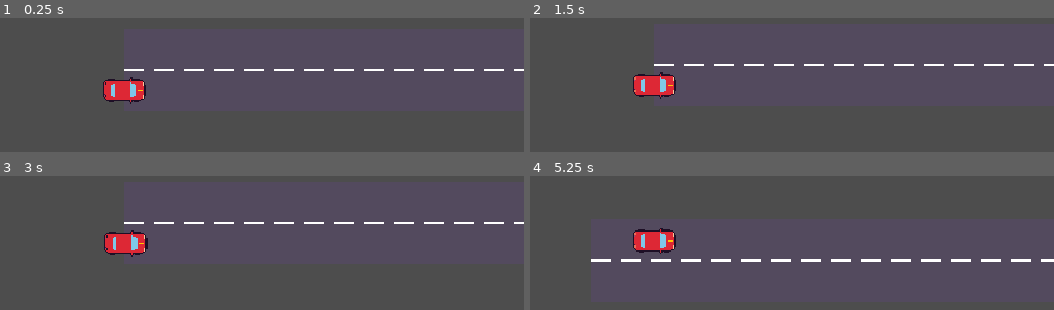
Above: before the commit, frames 1-4 (two rows, left to right).
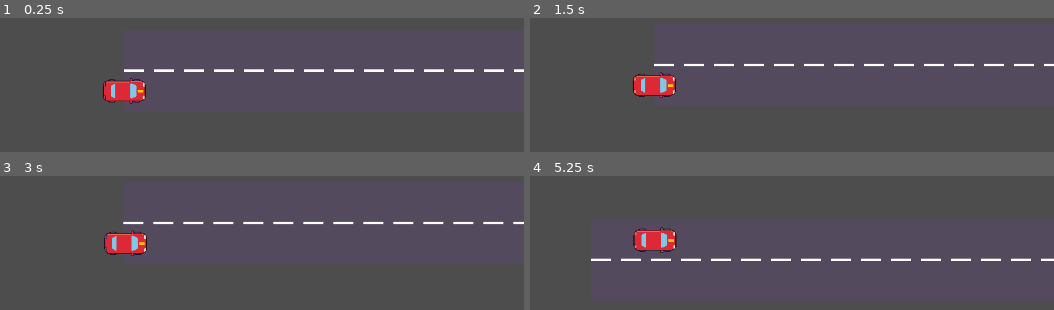
Above: after the commit, the same moments.

Repository: upsaac-obs/reto_tec_juego
Game: Godot game, scene res://scenes/level/player_car_test.tscn
Same seed, same stepped clock (60 frames per second), same inputs: the game is played once before the commit and once after it. This scene is started directly instead of the project's main scene.
Inputs:
- Up to frame 1 (0.25 s): no input
- Up to frame 2 (1.5 s): hold Right (car_right) 0.53-1.28 s; tap B (car_seatbelt) at 0.6, 1.35 s; tap Enter at 1.25 s; hold Down (car_brake) from 1.28 s (still down)
- Up to frame 3 (3 s): tap Space at 2 s; release Down (car_brake) at 2.03 s; hold Right (car_right) 2.03-2.78 s; tap B (car_seatbelt) at 2.1, 2.85 s; tap Enter at 2.75 s; hold Up (car_accelerate) from 2.78 s (still down)
- Up to frame 4 (5.25 s): release Up (car_accelerate) at 3.53 s; hold Left (car_left) 3.53-5.03 s; tap B (car_seatbelt) at 3.6, 4.35, 5.1 s; hold Down (car_brake) from 5.03 s (still down)

The runs differ from the first frame. In frame 1, 1.1% of the frame differs, in the area x 19-100%, y 38-65%; in frame 2, 0.2%; in frame 3, 0.4%; in frame 4, 1.3%, in the area x 11-100%, y 38-65%.

Commit message:
Doble resolución: viewport 1280x720 y tiles de 64 px
Los sprites de Pixel Engine salen de ~100 px y al reducirlos a la mitad
se perdía el detalle (caras y ojos cambiaban entre cuadros). Ahora se usan
a su tamaño original.

- Viewport 1280x720; tiles provisionales escalados a 64 px; carril de 64 px
- Auto con el sprite original de 69x41 y luces reubicadas
- Velocidades, distancias de giro, cámara y tema al doble
- CLAUDE.md y PLAN.md actualizados

Co-Authored-By: Claude Opus 5.5 <noreply@anthropic.com>

Diff:
--- a/assets/tiles/street_tiles.tres
+++ b/assets/tiles/street_tiles.tres
@@ -4,7 +4,7 @@
 
 [sub_resource type="TileSetAtlasSource" id="TileSetAtlasSource_e8uo4"]
 texture = ExtResource("1_etqpn")
-texture_region_size = Vector2i(32, 32)
+texture_region_size = Vector2i(64, 64)
 0:0/0 = 0
 1:0/0 = 0
 2:0/0 = 0
@@ -31,5 +31,5 @@
 3:3/0 = 0
 
 [resource]
-tile_size = Vector2i(32, 32)
+tile_size = Vector2i(64, 64)
 sources/0 = SubResource("TileSetAtlasSource_e8uo4")
--- a/assets/ui/theme.tres
+++ b/assets/ui/theme.tres
@@ -1,86 +1,87 @@
 [gd_resource type="Theme" format=3]
 
 [sub_resource type="StyleBoxFlat" id="StyleBoxFlat_button_normal"]
-content_margin_left = 12.0
-content_margin_top = 6.0
-content_margin_right = 12.0
-content_margin_bottom = 6.0
+content_margin_left = 24.0
+content_margin_top = 12.0
+content_margin_right = 24.0
+content_margin_bottom = 12.0
 bg_color = Color(0.2471, 0.1059, 0.3059, 1)
-border_width_left = 2
-border_width_top = 2
-border_width_right = 2
-border_width_bottom = 2
+border_width_left = 4
+border_width_top = 4
+border_width_right = 4
+border_width_bottom = 4
 border_color = Color(0.8667, 0.1569, 0.2078, 1)
-corner_radius_top_left = 6
-corner_radius_top_right = 6
-corner_radius_bottom_right = 6
-corner_radius_bottom_left = 6
+corner_radius_top_left = 12
+corner_radius_top_right = 12
+corner_radius_bottom_right = 12
+corner_radius_bottom_left = 12
 
 [sub_resource type="StyleBoxFlat" id="StyleBoxFlat_button_hover"]
-content_margin_left = 12.0
-content_margin_top = 6.0
-content_margin_right = 12.0
-content_margin_bottom = 6.0
+content_margin_left = 24.0
+content_margin_top = 12.0
+content_margin_right = 24.0
+content_margin_bottom = 12.0
 bg_color = Color(0.2902, 0.1373, 0.3529, 1)
-border_width_left = 2
-border_width_top = 2
-border_width_right = 2
-border_width_bottom = 2
+border_width_left = 4
+border_width_top = 4
+border_width_right = 4
+border_width_bottom = 4
 border_color = Color(1, 0.7804, 0, 1)
-corner_radius_top_left = 6
-corner_radius_top_right = 6
-corner_radius_bottom_right = 6
-corner_radius_bottom_left = 6
+corner_radius_top_left = 12
+corner_radius_top_right = 12
+corner_radius_bottom_right = 12
+corner_radius_bottom_left = 12
 
 [sub_resource type="StyleBoxFlat" id="StyleBoxFlat_button_pressed"]
-content_margin_left = 12.0
-content_margin_top = 6.0
-content_margin_right = 12.0
-content_margin_bottom = 6.0
+content_margin_left = 24.0
+content_margin_top = 12.0
+content_margin_right = 24.0
+content_margin_bottom = 12.0
 bg_color = Color(0.1176, 0.05882, 0.149, 1)
-border_width_left = 2
-border_width_top = 2
-border_width_right = 2
-border_width_bottom = 2
+border_width_left = 4
+border_width_top = 4
+border_width_right = 4
+border_width_bottom = 4
 border_color = Color(1, 0.7804, 0, 1)
-corner_radius_top_left = 6
-corner_radius_top_right = 6
-corner_radius_bottom_right = 6
-corner_radius_bottom_left = 6
+corner_radius_top_left = 12
+corner_radius_top_right = 12
+corner_radius_bottom_right = 12
+corner_radius_bottom_left = 12
 
 [sub_resource type="StyleBoxFlat" id="StyleBoxFlat_play_normal"]
-content_margin_left = 16.0
-content_margin_top = 8.0
-content_margin_right = 16.0
-content_margin_bottom = 8.0
+content_margin_left = 32.0
+content_margin_top = 16.0
+content_margin_right = 32.0
+content_margin_bottom = 16.0
 bg_color = Color(1, 0.7804, 0, 1)
-border_width_left = 2
-border_width_top = 2
-border_width_right = 2
-border_width_bottom = 2
+border_width_left = 4
+border_width_top = 4
+border_width_right = 4
+border_width_bottom = 4
 border_color = Color(0.8667, 0.1569, 0.2078, 1)
-corner_radius_top_left = 6
-corner_radius_top_right = 6
-corner_radius_bottom_right = 6
-corner_radius_bottom_left = 6
+corner_radius_top_left = 12
+corner_radius_top_right = 12
+corner_radius_bottom_right = 12
+corner_radius_bottom_left = 12
 
 [sub_resource type="StyleBoxFlat" id="StyleBoxFlat_play_pressed"]
-content_margin_left = 16.0
-content_margin_top = 8.0
-content_margin_right = 16.0
-content_margin_bottom = 8.0
+content_margin_left = 32.0
+content_margin_top = 16.0
+content_margin_right = 32.0
+content_margin_bottom = 16.0
 bg_color = Color(0.9725, 0.7882, 0.6078, 1)
-border_width_left = 2
-border_width_top = 2
-border_width_right = 2
-border_width_bottom = 2
+border_width_left = 4
+border_width_top = 4
+border_width_right = 4
+border_width_bottom = 4
 border_color = Color(0.8667, 0.1569, 0.2078, 1)
-corner_radius_top_left = 6
-corner_radius_top_right = 6
-corner_radius_bottom_right = 6
-corner_radius_bottom_left = 6
+corner_radius_top_left = 12
+corner_radius_top_right = 12
+corner_radius_bottom_right = 12
+corner_radius_bottom_left = 12
 
 [resource]
+default_font_size = 32
 Button/colors/font_color = Color(1, 1, 1, 1)
 Button/colors/font_hover_color = Color(1, 1, 1, 1)
 Button/colors/font_pressed_color = Color(1, 0.7804, 0, 1)
@@ -91,7 +92,7 @@
 Button/styles/focus = SubResource("StyleBoxFlat_button_hover")
 Label/colors/font_color = Color(1, 1, 1, 1)
 Label/colors/font_outline_color = Color(0.1176, 0.05882, 0.149, 1)
-Label/constants/outline_size = 4
+Label/constants/outline_size = 8
 PlayButton/base_type = &"Button"
 PlayButton/colors/font_color = Color(0.2471, 0.1059, 0.3059, 1)
 PlayButton/colors/font_hover_color = Color(0.2471, 0.1059, 0.3059, 1)
--- a/levels/test_street.tscn
+++ b/levels/test_street.tscn
@@ -9,7 +9,7 @@
 
 [sub_resource type="Curve2D" id="Curve2D_f2rh6"]
 _data = {
-"points": PackedVector2Array(0, 0, 0, 0, 32, 0, 0, 0, 0, 0, 2000, 0)
+"points": PackedVector2Array(0, 0, 0, 0, 64, 0, 0, 0, 0, 0, 4000, 0)
 }
 point_count = 2
 
--- a/project.godot
+++ b/project.godot
@@ -24,10 +24,8 @@
 
 [display]
 
-window/size/viewport_width=640
-window/size/viewport_height=360
-window/size/window_width_override=1280
-window/size/window_height_override=720
+window/size/viewport_width=1280
+window/size/viewport_height=720
 window/stretch/mode="viewport"
 window/stretch/aspect="expand"
 window/handheld/orientation=4
--- a/scenes/level/driving_route.gd
+++ b/scenes/level/driving_route.gd
@@ -12,7 +12,7 @@
 	set(value):
 		default_lane_count = value
 		queue_redraw()
-@export var lane_width: float = 32.0:
+@export var lane_width: float = 64.0:
 	set(value):
 		lane_width = value
 		queue_redraw()
@@ -21,7 +21,7 @@
 	set(value):
 		debug_draw = value
 		queue_redraw()
-@export var debug_dash_length: float = 12.0
+@export var debug_dash_length: float = 24.0
 
 
 func _ready() -> void:
@@ -71,17 +71,17 @@
 	if not debug_draw or curve == null or curve.point_count < 2:
 		return
 	var length := get_length()
-	var step := 8.0
+	var step := 16.0
 	var progress := 0.0
 	while progress < length:
 		var next := minf(progress + step, length)
 		var lanes := lane_count_at(progress)
 		var a := curve.sample_baked_with_rotation(progress)
 		var b := curve.sample_baked_with_rotation(next)
-		draw_line(a.origin, b.origin, Palette.COLOR_ASPHALT, lanes * lane_width + 2.0)
+		draw_line(a.origin, b.origin, Palette.COLOR_ASPHALT, lanes * lane_width + 4.0)
 		# Líneas punteadas entre carriles
 		if int(progress / debug_dash_length) % 2 == 0:
 			for k in range(1, lanes):
 				var side := (k - lanes / 2.0) * lane_width
-				draw_line(a.origin + a.y.normalized() * side, b.origin + b.y.normalized() * side, Palette.COLOR_WHITE, 2.0)
+				draw_line(a.origin + a.y.normalized() * side, b.origin + b.y.normalized() * side, Palette.COLOR_WHITE, 4.0)
 		progress = next
--- a/scenes/level/follow_camera.gd
+++ b/scenes/level/follow_camera.gd
@@ -7,7 +7,7 @@
 ## Capa del mapa que define los bordes de la cámara.
 @export var bounds_layer: TileMapLayer
 ## Cuánto se adelanta la cámara en la dirección del auto.
-@export var look_ahead: float = 120.0
+@export var look_ahead: float = 240.0
 ## Qué tan rápido se acomoda la vista al girar (más alto = más rápido).
 @export var look_ahead_smoothing: float = 3.0
 
--- a/scenes/level/player_car.gd
+++ b/scenes/level/player_car.gd
@@ -18,10 +18,10 @@
 
 enum Maneuver { NONE, LANE_CHANGE, TURN }
 
-@export var max_speed: float = 120.0
-@export var acceleration: float = 60.0
-@export var braking: float = 150.0
-@export var coast_deceleration: float = 30.0
+@export var max_speed: float = 240.0
+@export var acceleration: float = 120.0
+@export var braking: float = 300.0
+@export var coast_deceleration: float = 60.0
 ## Segundos con la direccional encendida antes de cambiar de carril o girar.
 @export var signal_time: float = 1.0
 @export var lane_change_time: float = 0.4
@@ -33,12 +33,12 @@
 	set(value):
 		texture = value
 		queue_redraw()
-@export var texture_offset: Vector2 = Vector2(-17.0, -10.0)
+@export var texture_offset: Vector2 = Vector2(-34.0, -20.0)
 @export var blink_interval: float = 0.3
 ## Rectángulos en coordenadas del auto que se encienden al frenar.
-@export var brake_lights: Array[Rect2] = [Rect2(-16.0, -6.0, 2.0, 2.0), Rect2(-16.0, 4.0, 2.0, 2.0)]
-@export var left_signal_lights: Array[Rect2] = [Rect2(12.0, -8.0, 3.0, 2.0), Rect2(-15.0, -8.0, 3.0, 2.0)]
-@export var right_signal_lights: Array[Rect2] = [Rect2(12.0, 7.0, 3.0, 2.0), Rect2(-15.0, 7.0, 3.0, 2.0)]
+@export var brake_lights: Array[Rect2] = [Rect2(-32.0, -12.0, 3.0, 5.0), Rect2(-32.0, 8.0, 3.0, 5.0)]
+@export var left_signal_lights: Array[Rect2] = [Rect2(22.0, -16.0, 6.0, 3.0), Rect2(-29.0, -16.0, 6.0, 3.0)]
+@export var right_signal_lights: Array[Rect2] = [Rect2(22.0, 14.0, 6.0, 3.0), Rect2(-29.0, 14.0, 6.0, 3.0)]
 
 var speed: float = 0.0
 var seatbelt_on: bool = false
--- a/scenes/level/player_car.tscn
+++ b/scenes/level/player_car.tscn
@@ -4,7 +4,7 @@
 [ext_resource type="Texture2D" path="res://assets/sprites/player_car.png" id="2_texture"]
 
 [sub_resource type="RectangleShape2D" id="RectangleShape2D_body"]
-size = Vector2(33, 16)
+size = Vector2(66, 32)
 
 [node name="PlayerCar" type="PathFollow2D"]
 loop = false
@@ -14,5 +14,5 @@
 [node name="Hitbox" type="Area2D" parent="." groups=["player"]]
 
 [node name="CollisionShape2D" type="CollisionShape2D" parent="Hitbox"]
-position = Vector2(0, -0.5)
+position = Vector2(0, -1)
 shape = SubResource("RectangleShape2D_body")
--- a/scenes/level/player_car_test.tscn
+++ b/scenes/level/player_car_test.tscn
@@ -7,7 +7,7 @@
 
 [sub_resource type="Curve2D" id="Curve2D_route"]
 _data = {
-"points": PackedVector2Array(0, 0, 0, 0, 0, 0, 0, 0, 44, 0, 600, 0, 0, -44, 0, 0, 680, 80, 0, 0, 0, 44, 680, 400, -44, 0, 0, 0, 760, 480, 0, 0, 0, 0, 1600, 480)
+"points": PackedVector2Array(0, 0, 0, 0, 0, 0, 0, 0, 88, 0, 1200, 0, 0, -88, 0, 0, 1360, 160, 0, 0, 0, 88, 1360, 800, -88, 0, 0, 0, 1520, 960, 0, 0, 0, 0, 3200, 960)
 }
 point_count = 6
 
@@ -18,16 +18,16 @@
 script = ExtResource("1_route")
 
 [node name="TurnRight" type="Node2D" parent="Route"]
-position = Vector2(600, 0)
+position = Vector2(1200, 0)
 script = ExtResource("2_turn")
 
 [node name="TurnLeft" type="Node2D" parent="Route"]
-position = Vector2(680, 400)
+position = Vector2(1360, 800)
 script = ExtResource("2_turn")
 direction = -1
 
 [node name="ThreeLanes" type="Node2D" parent="Route"]
-position = Vector2(1000, 480)
+position = Vector2(2000, 960)
 script = ExtResource("3_section")
 lane_count = 3
 
--- a/scenes/level/turn_point.gd
+++ b/scenes/level/turn_point.gd
@@ -14,12 +14,12 @@
 		direction = value
 		queue_redraw()
 ## Antes de esta distancia las flechas cambian de carril; dentro de ella, giran.
-@export var approach_distance: float = 160.0
+@export var approach_distance: float = 320.0
 ## Cuánto antes del giro se detiene el auto si no se ha tocado la flecha.
-@export var stop_margin: float = 8.0
+@export var stop_margin: float = 16.0
 ## Distancia después del giro en la que se apaga la direccional.
-@export var exit_distance: float = 64.0
-@export var arrow_back_distance: float = 40.0
+@export var exit_distance: float = 128.0
+@export var arrow_back_distance: float = 80.0
 
 ## Distancia sobre la ruta. La calcula DrivingRoute.
 var progress: float = 0.0
@@ -43,12 +43,12 @@
 	var base := route.curve.sample_baked_with_rotation(maxf(turn_progress - arrow_back_distance, 0.0))
 	var forward := base.x.normalized()
 	var side := base.y.normalized() * float(direction)
-	var start := base.origin - position - forward * 12.0
-	var corner := base.origin - position + forward * 8.0
-	var tip := corner + side * 14.0
-	draw_polyline(PackedVector2Array([start, corner, tip]), Palette.COLOR_GOLD, 4.0)
+	var start := base.origin - position - forward * 24.0
+	var corner := base.origin - position + forward * 16.0
+	var tip := corner + side * 28.0
+	draw_polyline(PackedVector2Array([start, corner, tip]), Palette.COLOR_GOLD, 8.0)
 	draw_colored_polygon(PackedVector2Array([
-		tip + side * 6.0,
-		tip - forward * 6.0,
-		tip + forward * 6.0,
+		tip + side * 12.0,
+		tip - forward * 12.0,
+		tip + forward * 12.0,
 	]), Palette.COLOR_GOLD)
--- a/scenes/ui/main_menu.tscn
+++ b/scenes/ui/main_menu.tscn
@@ -28,23 +28,23 @@
 anchor_top = 0.5
 anchor_right = 0.5
 anchor_bottom = 0.5
-offset_left = -100.0
-offset_top = -50.0
-offset_right = 100.0
-offset_bottom = 50.0
+offset_left = -200.0
+offset_top = -100.0
+offset_right = 200.0
+offset_bottom = 100.0
 grow_horizontal = 2
 grow_vertical = 2
-theme_override_constants/separation = 16
+theme_override_constants/separation = 32
 alignment = 1
 
 [node name="Title" type="Label" parent="Center"]
 layout_mode = 2
-theme_override_font_sizes/font_size = 32
+theme_override_font_sizes/font_size = 64
 text = "TITULO_JUEGO"
 horizontal_alignment = 1
 
 [node name="PlayButton" type="Button" parent="Center"]
-custom_minimum_size = Vector2(120, 40)
+custom_minimum_size = Vector2(240, 80)
 layout_mode = 2
 size_flags_horizontal = 4
 theme_type_variation = &"PlayButton"
Binary file changed: assets/sprites/player_car.png
Binary file changed: assets/tiles/street_provisional.png
Not shown, changed: CLAUDE.md
Not shown, changed: PLAN.md
